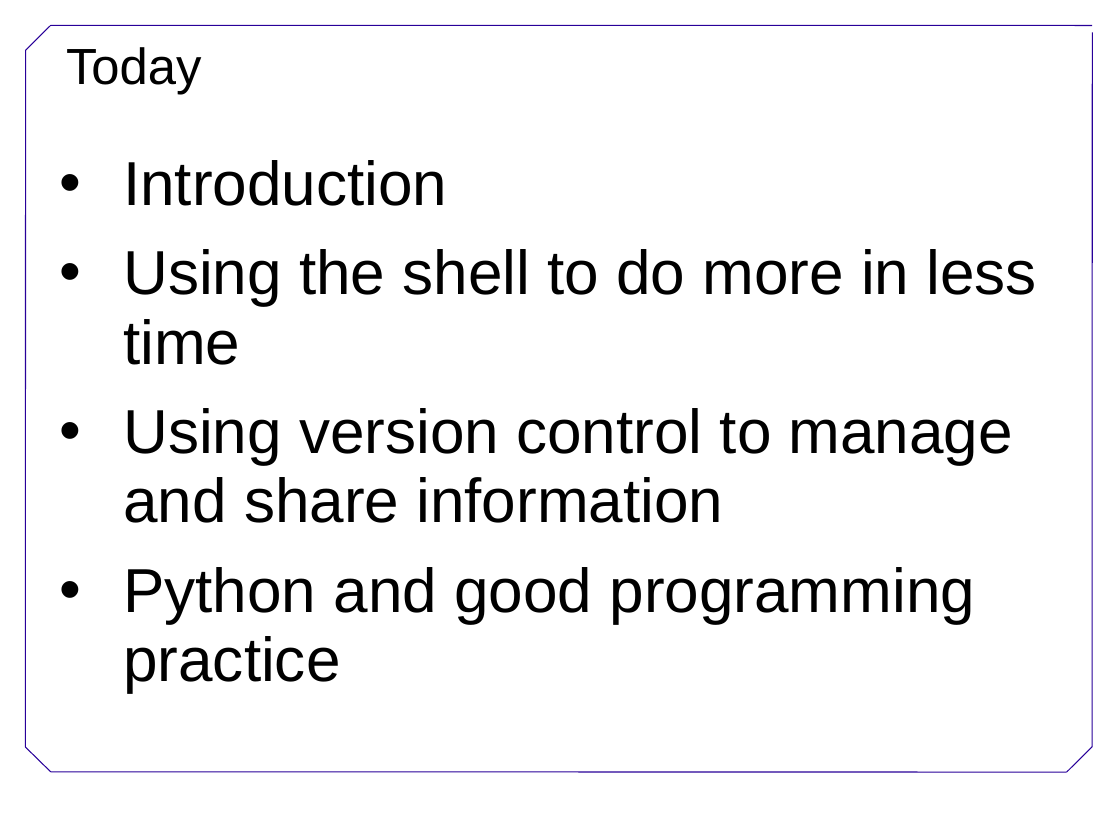
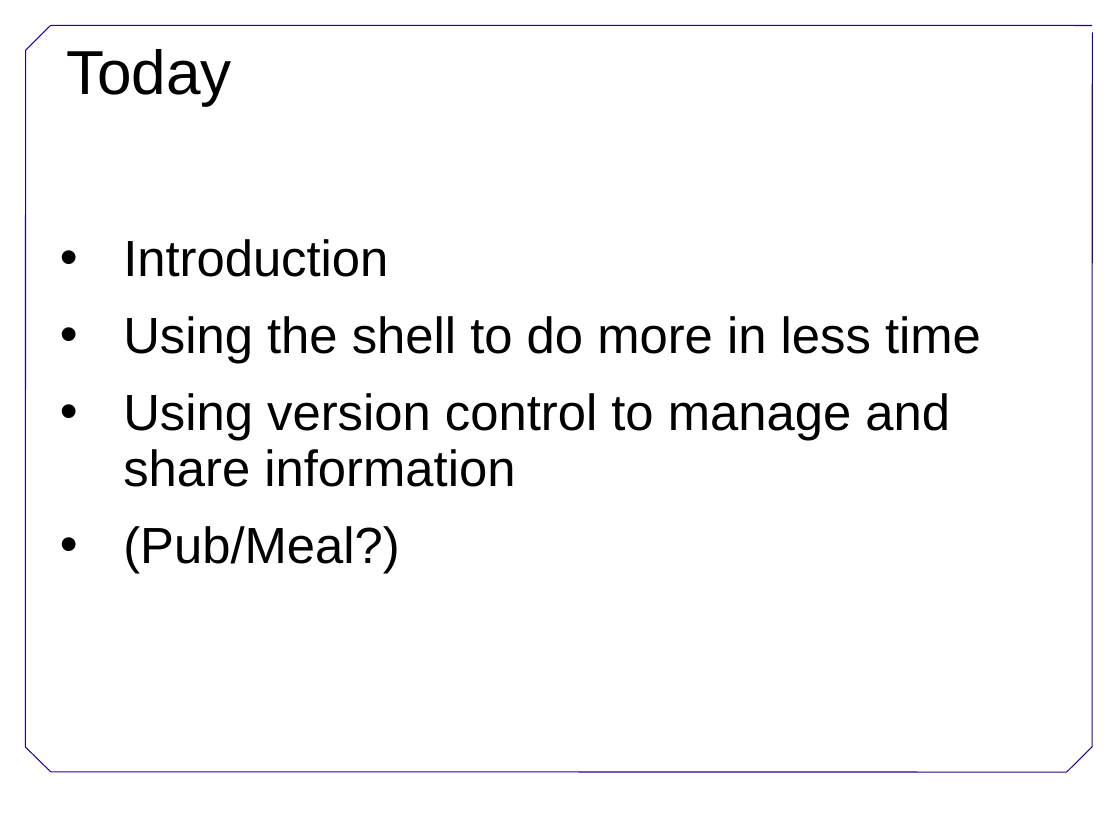
Before and after one commit to swcarpentry/DEPRECATED-boot-camps, a slide deck: slide 2 of Welcome.ppt. Drawn at 1120x840 pixels with LibreOffice and Linux fonts; fonts in the diff are those of the drawing; background and template pictures are left out. Boxes give left, top, right and bottom in pixels: in the first picture for what was removed or moved away, otherwise in the second. Text is boxed around its words. In the diff, an @@ line names an element or a change of style, - is before the commit and + after.

```diff
--- a/Welcome.ppt
+++ b/Welcome.ppt
@@ title "Today" at [66,49,232,105]: size 36 to 44 pt @@
@@ text at [123,239,981,487]: size 44 to 36 pt in "Introduction", "Using the shell to do more in ...", "Using version control to manage and share ..." @@
@@ text at [123,526,400,574]: text changed; size 44 to 36 pt @@
-• Python and good programming practice
+• (Pub/Meal?)
```
Also in this commit, not shown: 2 other slides changed, 2 slides added, 2 slides removed, 1 other file.
